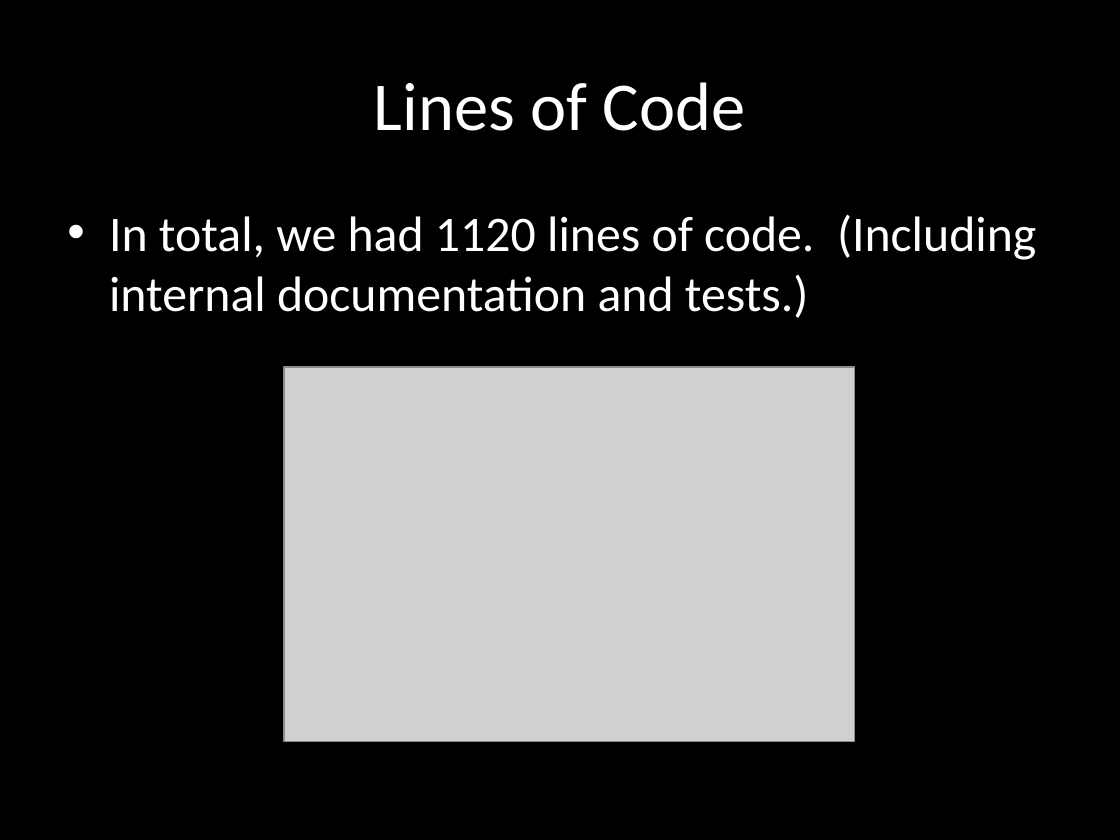
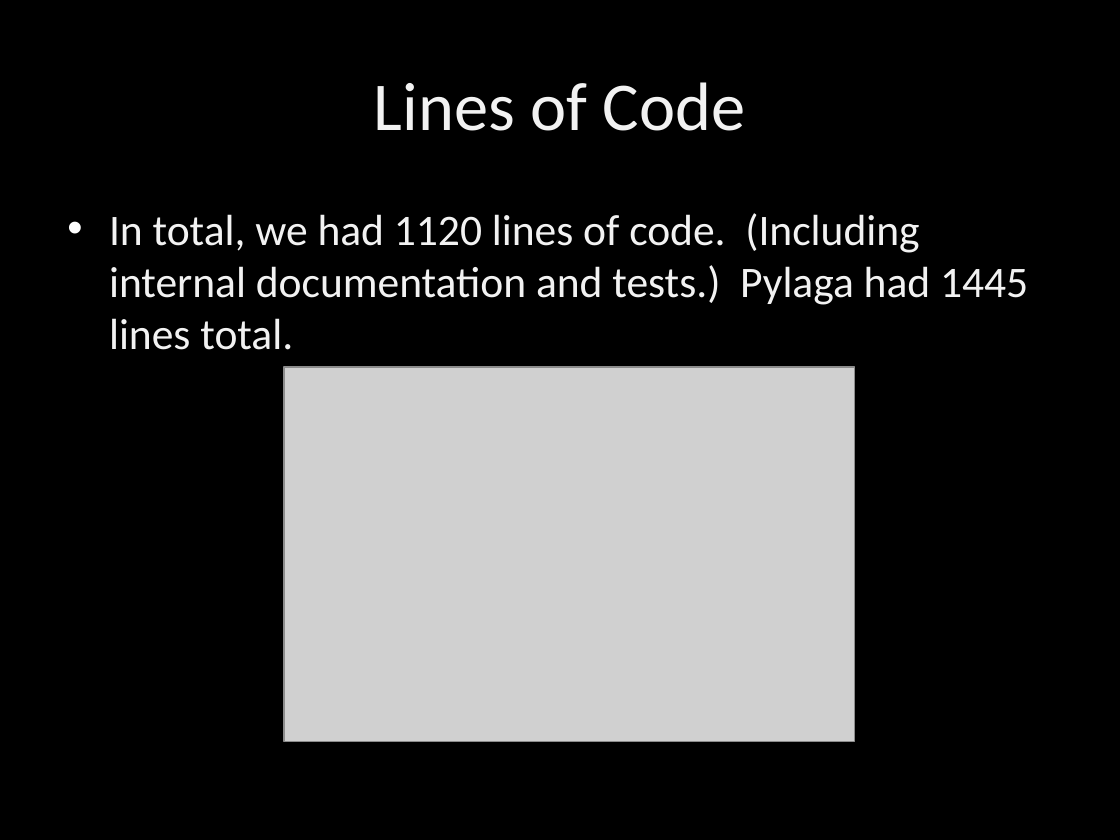
Before and after one commit to terrencepreilly/CPS410, a slide deck: slide 4 of final_presentation/Presentation.pptx. Drawn at 1120x840 pixels with LibreOffice and Linux fonts; fonts in the diff are those of the drawing; grey boxes stand for pictures; background and template pictures are left out. Boxes give left, top, right and bottom in pixels: in the first picture for what was removed or moved away, otherwise in the second. Text is boxed around its words. In the diff, an @@ line names an element or a change of style, - is before the commit and + after.

```diff
--- a/final_presentation/Presentation.pptx
+++ b/final_presentation/Presentation.pptx
@@ text at (109,213,1028,350): text changed; size 32 to 28 pt; text colour #FFFFFF to #F2F2F2 @@
-• In total, we had 1120 lines of code. (Including internal documentation and tests.)
+• In total, we had 1120 lines of code. (Including internal documentation and tests.) Pylaga had 1445 lines total.
```
Also in this commit, not shown: 6 other slides changed, 1 other file.
